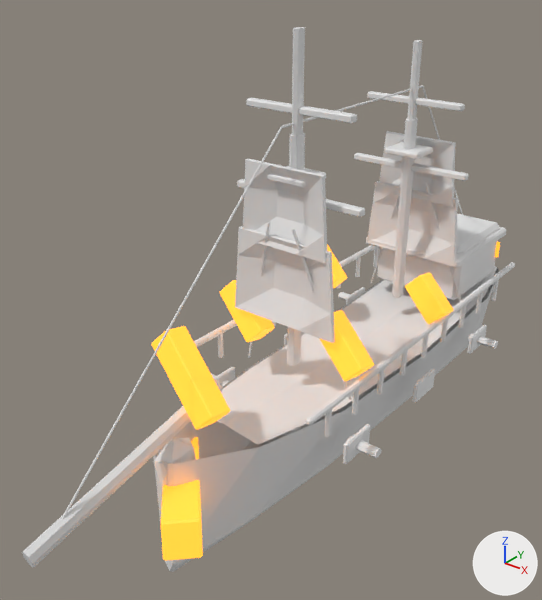
The Blender file ArtSource/Models/Blender/EnemyShipsV04/enemy_frost_cutter_v04.blend as it was, and as the next commit left it.
Both versions are drawn from a 50 mm lens placed at (2.25, -3.67, 2.72), pointed at (-0.18, -0.63, 0.84). The lights are fixed; the arrows at lower right show +X, +Y and +Z. The picture after the commit comes second.

The first picture shows 'Bowsprit_Main', 'Enemy_Corsair_Deck', 'Enemy_Corsair_Hull', 'FrostCutter_Ice_Crystal_1', 'FrostCutter_Ice_Crystal_2', 'FrostCutter_Ice_Crystal_3', 'FrostCutter_Ice_Crystal_4', 'FrostCutter_Ice_Crystal_5', 'FrostCutter_Ice_Prow', 'Mast_2_Lower', 'Sail_1_1', 'Sail_1_2', 'Sail_2_1', 'Sail_2_2', 'Stern_Gallery_Window_1', 'Stern_GreatCabin' and 41 more.
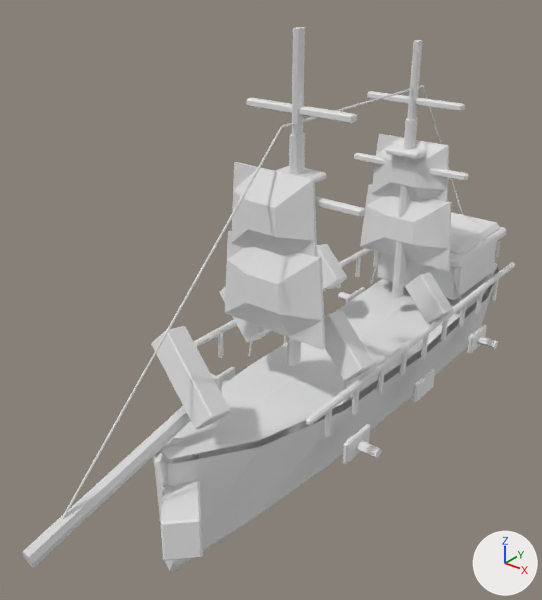
The edits, one by one:
In material 'GlassGlow_v03' (mat_glassglow_v03), emission_color is no longer (1.0, 0.35, 0.025), orange #ffa02c.
In material 'GlassGlow_v03' (mat_glassglow_v03), emission_strength is no longer 1.4.
Material 'GlassGlow_v03' (mat_glassglow_v03) changes colour from orange #ffa02c to white #e7e7e7; in linear values from (1.0, 0.35, 0.025) to (0.8, 0.8, 0.8).
me_enemy_corsair_hull_deckmesh is used by ob_enemy_corsair_deck; location (0.0, 0.0, 0.0); rotation (0.0, 0.0, 3.142), in degrees (0, 0, 180); scale (0.8, 1.2, 0.86).
me_enemy_corsair_hull_deckmesh had 15 vertices, 8 faces and spanned x -0.47..0.47, y -1.35..1.05, z 0.35..0.51.
me_enemy_corsair_hull_deckmesh now has 18 vertices, 10 faces and spans x -0.47..0.47, y -1.35..1.43, z 0.38..0.59.
me_enemy_corsair_hull_deckmesh part 1: the whole mesh is rebuilt.
me_sail_1_1_mesh is used by ob_sail_1_1; location (0.0, 0.0, 0.0); rotation (0.0, 0.0, 3.142), in degrees (0, 0, 180); scale (0.8, 1.2, 0.86).
me_sail_1_1_mesh had 32 vertices, 30 faces and spanned x -0.426..0.426, y 0.564..0.638, z 0.921..1.502.
me_sail_1_1_mesh now has 32 vertices, 30 faces and spans x -0.427..0.427, y 0.692..0.777, z 0.918..1.504.
me_sail_1_1_mesh part 2: 32 of 32 vertices moved; they spanned x -0.426..0.426, y 0.564..0.638, z 0.921..1.502 and now span x -0.427..0.427, y 0.692..0.777, z 0.918..1.504; mean shift (0.0, 0.102, 0.0).
me_sail_1_2_mesh is used by ob_sail_1_2; location (0.0, 0.0, 0.0); rotation (0.0, 0.0, 3.142), in degrees (0, 0, 180); scale (0.8, 1.2, 0.86).
me_sail_1_2_mesh had 32 vertices, 30 faces and spanned x -0.347..0.347, y 0.564..0.638, z 1.429..1.951.
me_sail_1_2_mesh now has 32 vertices, 30 faces and spans x -0.348..0.348, y 0.692..0.777, z 1.427..1.953.
me_sail_1_2_mesh part 3: 32 of 32 vertices moved; they spanned x -0.347..0.347, y 0.564..0.638, z 1.429..1.951 and now span x -0.348..0.348, y 0.692..0.777, z 1.427..1.953; mean shift (0.0, 0.102, 0.0).
me_sail_2_1_mesh is used by ob_sail_2_1; location (0.0, 0.0, 0.0); rotation (0.0, 0.0, 3.142), in degrees (0, 0, 180); scale (0.8, 1.2, 0.86).
me_sail_2_1_mesh had 32 vertices, 30 faces and spanned x -0.426..0.426, y -0.619..-0.545, z 0.874..1.405.
me_sail_2_1_mesh now has 32 vertices, 30 faces and spans x -0.427..0.427, y -0.492..-0.407, z 0.872..1.407.
me_sail_2_1_mesh part 4: 32 of 32 vertices moved; they spanned x -0.426..0.426, y -0.619..-0.545, z 0.874..1.405 and now span x -0.427..0.427, y -0.492..-0.407, z 0.872..1.407; mean shift (0.0, 0.102, 0.0).
me_sail_2_2_mesh is used by ob_sail_2_2; location (0.0, 0.0, 0.0); rotation (0.0, 0.0, 3.142), in degrees (0, 0, 180); scale (0.8, 1.2, 0.86).
me_sail_2_2_mesh had 32 vertices, 30 faces and spanned x -0.347..0.347, y -0.619..-0.545, z 1.338..1.814.
me_sail_2_2_mesh now has 32 vertices, 30 faces and spans x -0.348..0.348, y -0.492..-0.407, z 1.336..1.817.
me_sail_2_2_mesh part 5: 32 of 32 vertices moved; they spanned x -0.347..0.347, y -0.619..-0.545, z 1.338..1.814 and now span x -0.348..0.348, y -0.492..-0.407, z 1.336..1.817; mean shift (0.0, 0.102, 0.0).

Boxes (x1, y1, x2, y2) around the edits, measured in the pictures (542 x 600 px):
'Enemy_Corsair_Deck', reshaped (21% wider, 9% taller)
    before: (217, 266, 497, 445)
    after: (160, 263, 498, 459)
'Sail_1_1', reshaped
    before: (235, 226, 335, 343)
    after: (225, 231, 325, 350)
'Sail_1_2', reshaped
    before: (242, 159, 327, 263)
    after: (231, 162, 317, 257)
'Sail_2_1', reshaped
    before: (367, 181, 458, 266)
    after: (360, 184, 451, 271)
'Sail_2_2', reshaped
    before: (379, 131, 456, 207)
    after: (371, 134, 449, 202)
'FrostCutter_Ice_Crystal_1', recoloured
    both: (151, 326, 230, 430)
'FrostCutter_Ice_Prow', recoloured
    both: (161, 453, 203, 561)
'FrostCutter_Ice_Crystal_2', recoloured
    both: (325, 310, 374, 381)
'FrostCutter_Ice_Crystal_4', recoloured
    both: (405, 273, 453, 324)
'FrostCutter_Ice_Crystal_3', recoloured
    both: (220, 287, 271, 342)
'FrostCutter_Ice_Crystal_5', recoloured
    both: (327, 244, 347, 288)
'Stern_Gallery_Window_1', recoloured
    both: (495, 242, 500, 258)
